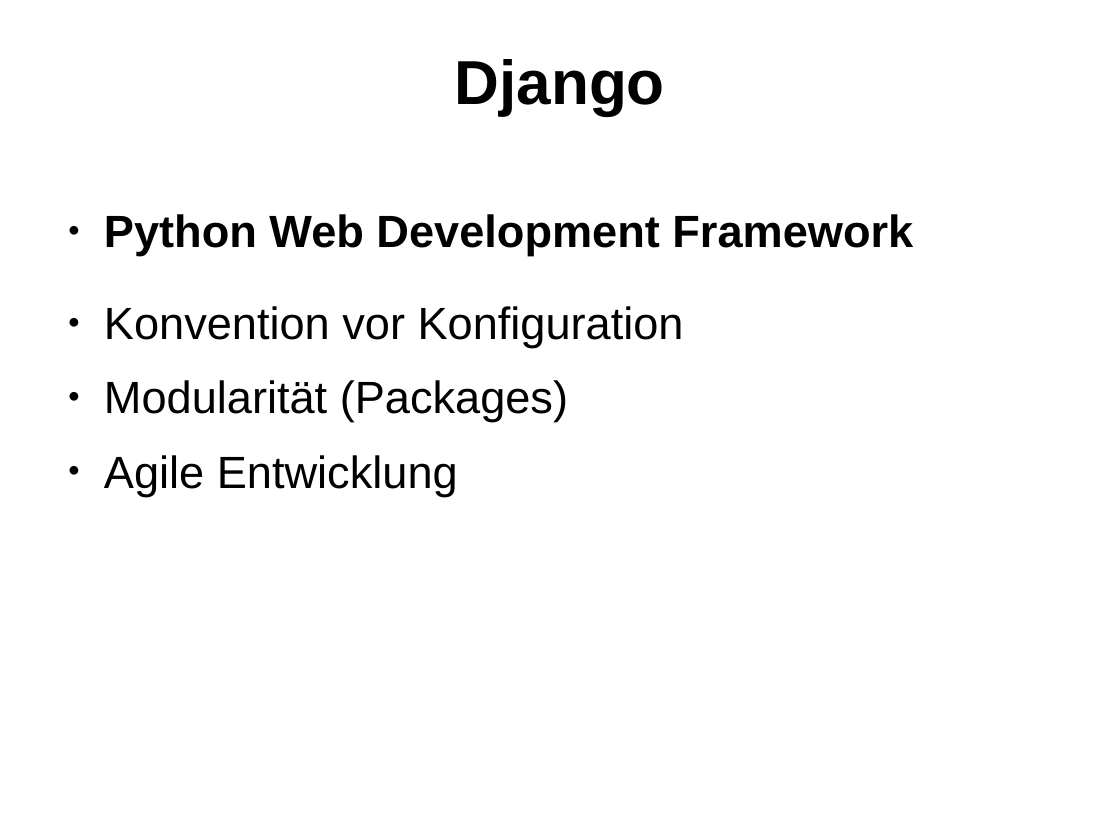
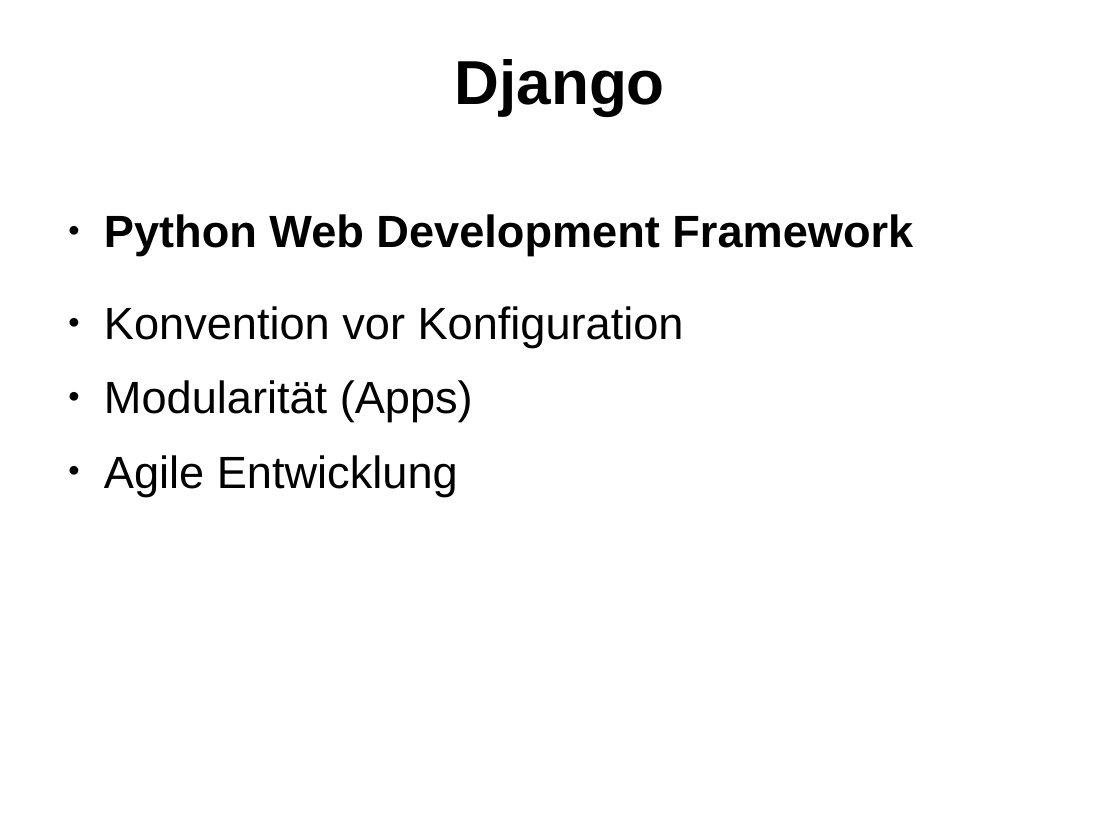
Before and after one commit to barta3/ch.bfh.bti7054.w2013.p.FashionShop, a slide deck: slide 3 of doc/Project_presentation_class.odp. Drawn at 1120x840 pixels with LibreOffice and Linux fonts; fonts in the diff are those of the drawing; background and template pictures are left out. Boxes give left, top, right and bottom in pixels: in the first picture for what was removed or moved away, otherwise in the second. Text is boxed around its words. In the diff, an @@ line names an element or a change of style, - is before the commit and + after.

```diff
--- a/doc/Project_presentation_class.odp
+++ b/doc/Project_presentation_class.odp
@@ text at [104, 380, 473, 422]: text changed @@
-● Modularität (Packages)
+● Modularität (Apps)
```
Also in this commit, not shown: 1 other slide changed, 1 other file.
